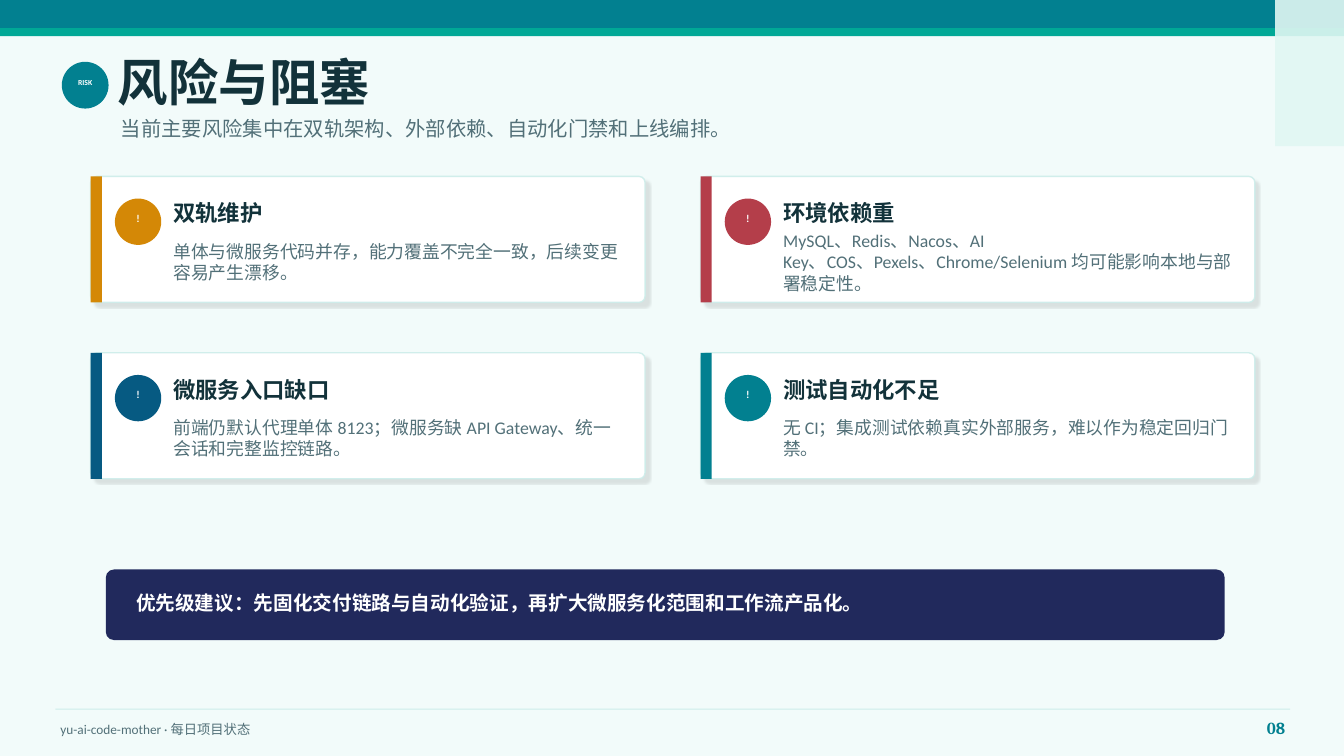
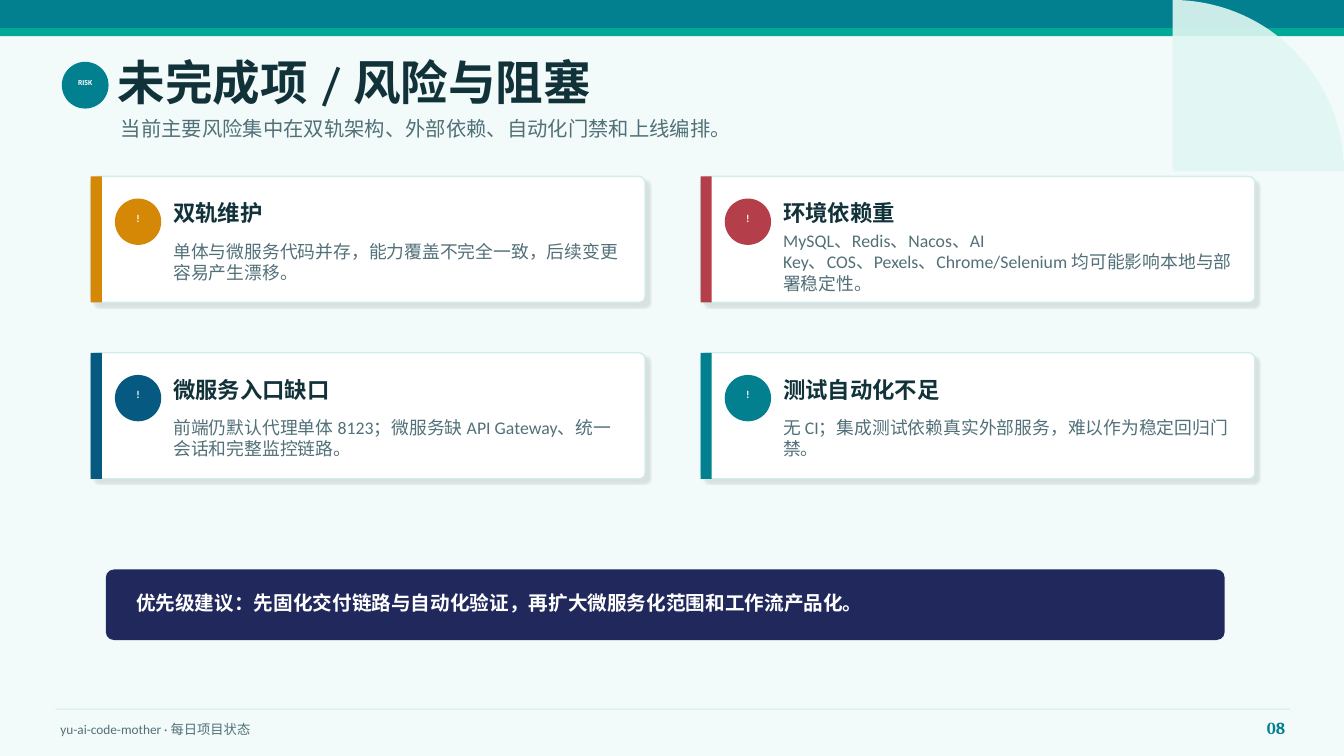
Before and after one commit to liyupi/yu-ai-code-mother, a slide deck: slide 8 of docs/reports/project-status-2026-07-11.pptx. Drawn at 1344x756 pixels with LibreOffice and Linux fonts; fonts in the diff are those of the drawing. Boxes give left, top, right and bottom in pixels: in the first picture for what was removed or moved away, otherwise in the second. Text is boxed around its words. In the diff, an @@ line names an element or a change of style, - is before the commit and + after.

```diff
--- a/docs/reports/project-status-2026-07-11.pptx
+++ b/docs/reports/project-status-2026-07-11.pptx
@@ arc (boxed as its full ellipse) resized from (x1=1104, y1=0, x2=1344, y2=318) to (x1=1001, y1=0, x2=1344, y2=343) @@
@@ text at (x1=118, y1=59, x2=591, y2=105): text changed; size 36 to 34 pt @@
-风险与阻塞
+未完成项 / 风险与阻塞
```
Also in this commit, not shown: 9 other slides changed.
